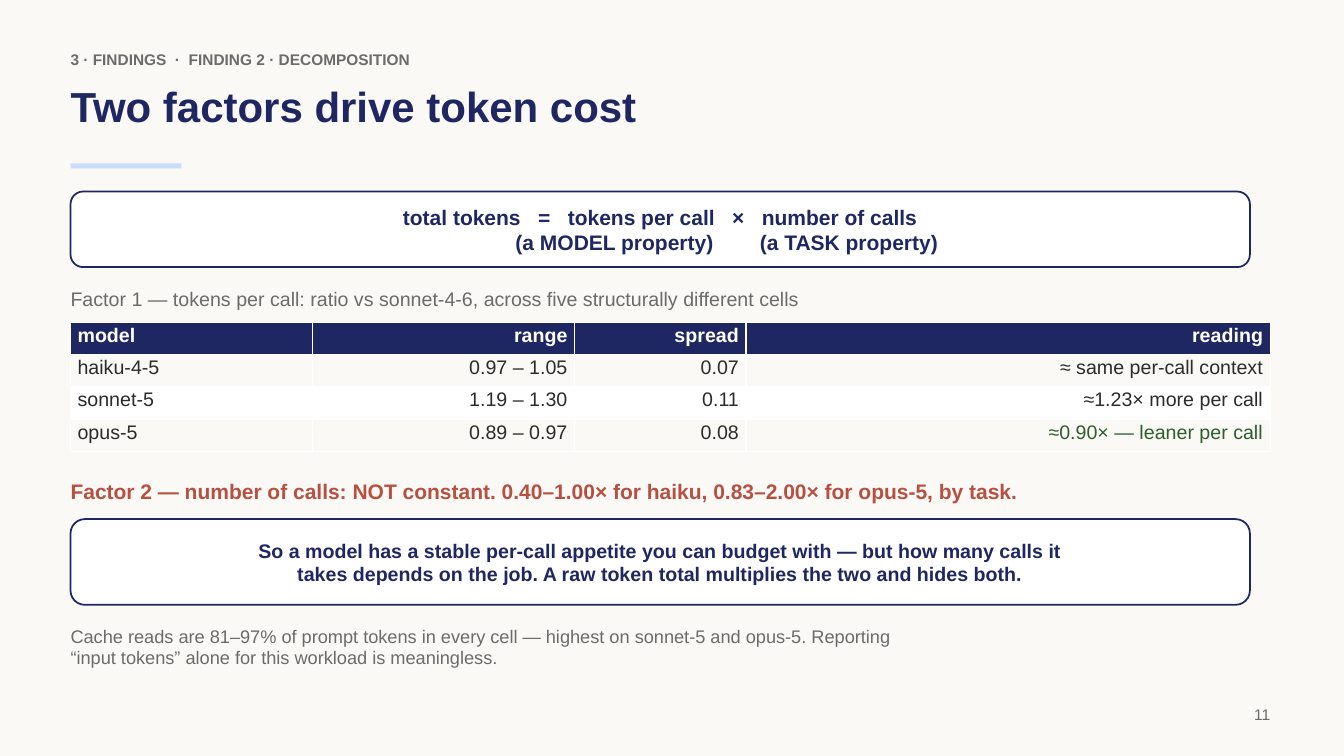
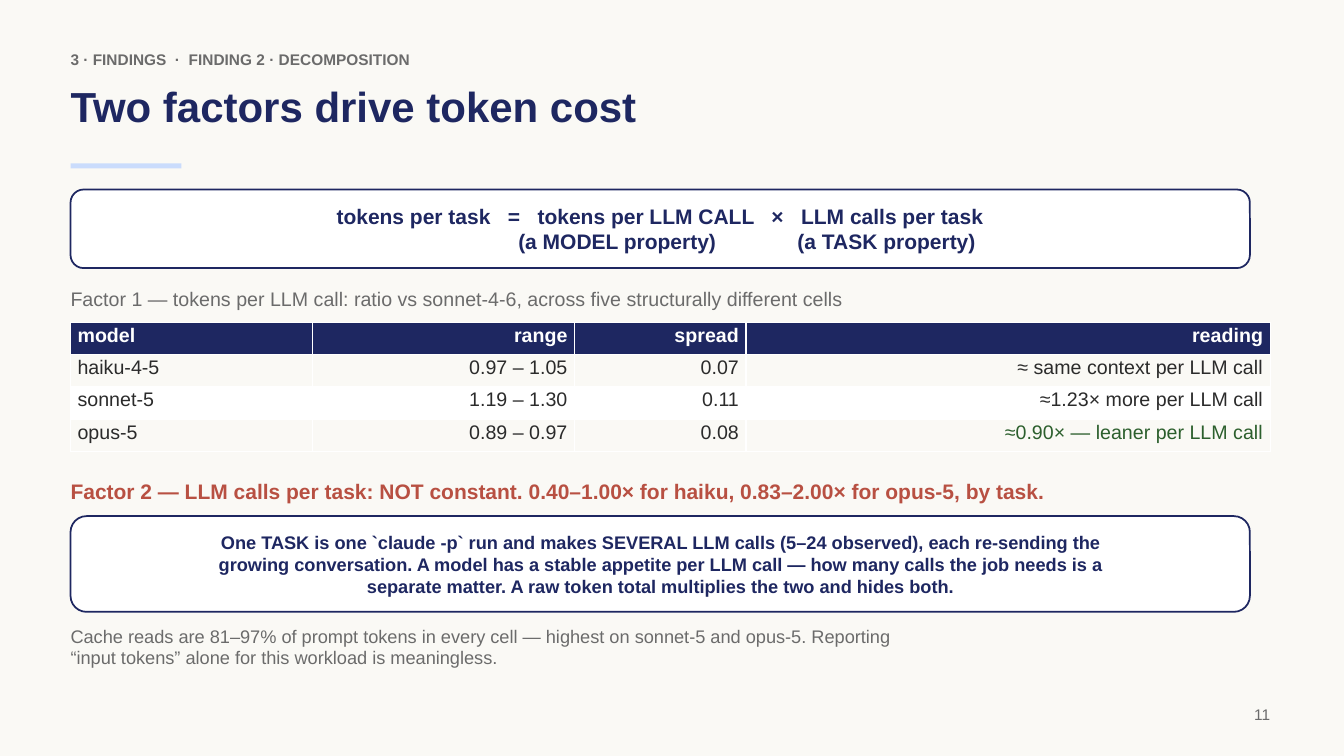
Before and after one commit to rossoctl/autobench-claudecode, a slide deck: slide 11 of results/autobench-claudecode-summary.pptx. Drawn at 1344x756 pixels with LibreOffice and Linux fonts; fonts in the diff are those of the drawing. Boxes give left, top, right and bottom in pixels: in the first picture for what was removed or moved away, otherwise in the second. Text is boxed around its words. In the diff, an @@ line names an element or a change of style, - is before the commit and + after.

```diff
--- a/results/autobench-claudecode-summary.pptx
+++ b/results/autobench-claudecode-summary.pptx
@@ text in rounded rectangle at <box>337,208,983,229</box>: text changed @@
-total tokens = tokens per call × number of calls
+tokens per task = tokens per LLM CALL × LLM calls per task
@@ text at <box>71,292,842,310</box>: text changed @@
-Factor 1 — tokens per call: ratio vs sonnet-4-6, across five structurally different cells
+Factor 1 — tokens per LLM call: ratio vs sonnet-4-6, across five structurally different cells
@@ table at <box>71,323,1270,452</box> @@
-row 2, column 4: ≈ same per-call context
+row 2, column 4: ≈ same context per LLM call
-row 3, column 4: ≈1.23× more per call
+row 3, column 4: ≈1.23× more per LLM call
-row 4, column 4: ≈0.90× — leaner per call
+row 4, column 4: ≈0.90× — leaner per LLM call
@@ text at <box>71,484,1044,504</box>: text changed @@
-Factor 2 — number of calls: NOT constant. 0.40–1.00× for haiku, 0.83–2.00× for opus-5, by task.
+Factor 2 — LLM calls per task: NOT constant. 0.40–1.00× for haiku, 0.83–2.00× for opus-5, by task.
@@ rounded rectangle "One TASK is one `claude ...": place and size @@
-rounded rectangle "One TASK is one `claude ..." at <box>71,519,1250,605</box>
+rounded rectangle "One TASK is one `claude ..." at <box>71,516,1250,612</box>
@@ text in rounded rectangle at <box>219,535,1102,597</box>: text changed; size 14 to 13 pt @@
-So a model has a stable per-call appetite you can budget with — but how many calls it
-takes depends on the job. A raw token total multiplies the two and hides both.
+One TASK is one `claude -p` run and makes SEVERAL LLM calls (5–24 observed), each re-sending the
+growing conversation. A model has a stable appetite per LLM call — how many calls the job needs is a
+separate matter. A raw token total multiplies the two and hides both.
```
Also in this commit, not shown: 3 other slides changed, 5 other files.
